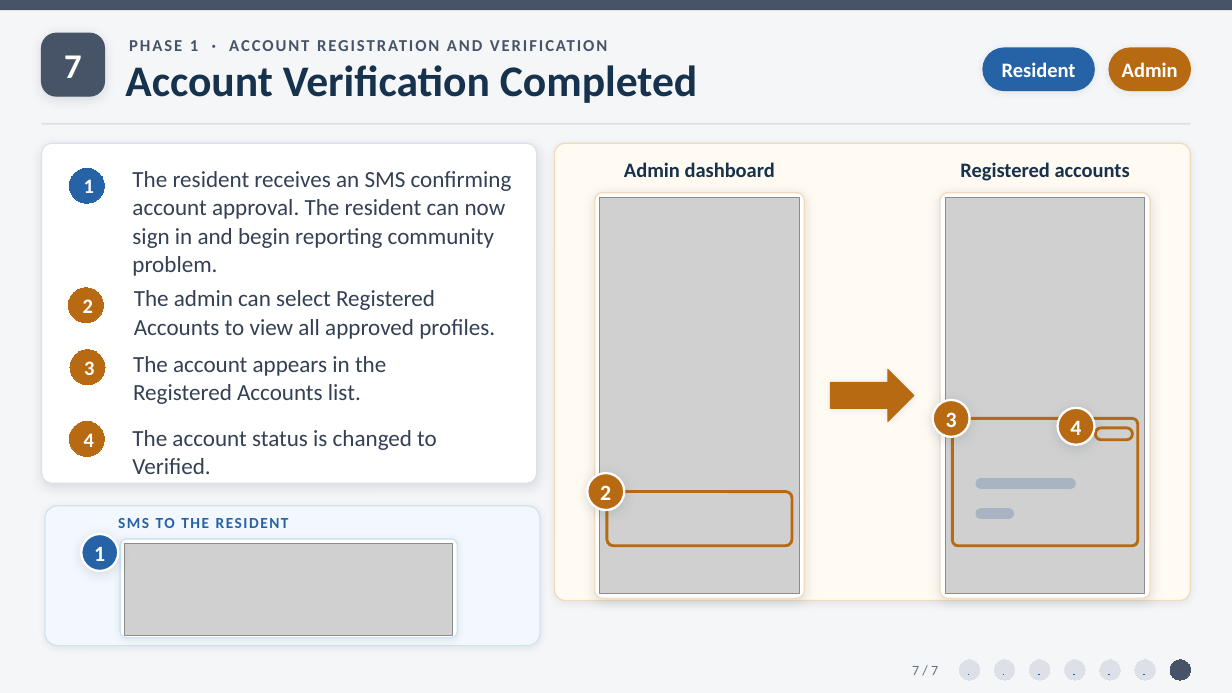
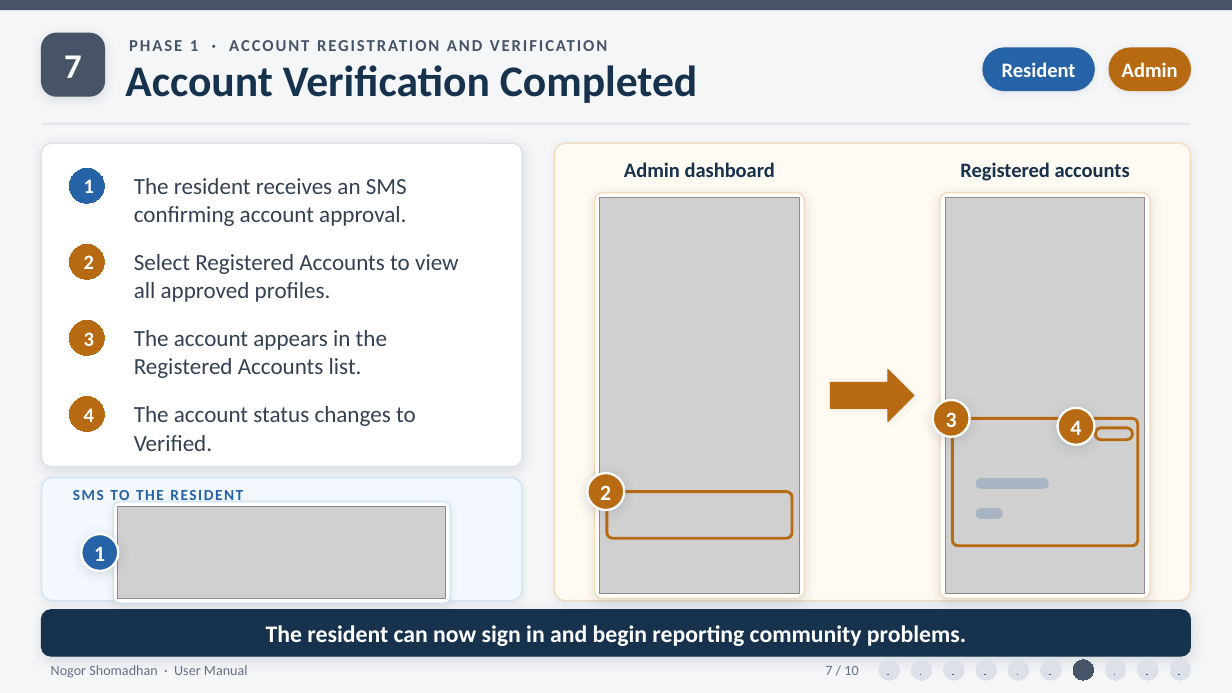
Before and after one commit to Zawadur-Rafid/NogorShomadhan, a slide deck: slide 7 of User Manual/NogorShomadhan_UserManual_Phase1.pptx. Drawn at 1232x693 pixels with LibreOffice and Linux fonts; fonts in the diff are those of the drawing; grey boxes stand for pictures. Boxes give left, top, right and bottom in pixels: in the first picture for what was removed or moved away, otherwise in the second. Text is boxed around its words. In the diff, an @@ line names an element or a change of style, - is before the commit and + after.

```diff
--- a/User Manual/NogorShomadhan_UserManual_Phase1.pptx
+++ b/User Manual/NogorShomadhan_UserManual_Phase1.pptx
@@ rounded rectangle: place and size @@
-rounded rectangle at box(42, 143, 537, 483)
+rounded rectangle at box(42, 143, 522, 467)
@@ text at box(134, 178, 407, 226): text changed @@
-The resident receives an SMS confirming account approval. The resident can now sign in and begin reporting community problem.
+The resident receives an SMS confirming account approval.
@@ ellipse "2": place and size @@
-ellipse "2" at box(68, 287, 104, 323)
+ellipse "2" at box(69, 244, 104, 279)
@@ text at box(134, 254, 459, 302): text changed @@
-The admin can select Registered Accounts to view all approved profiles.
+Select Registered Accounts to view all approved profiles.
@@ ellipse "3": place and size @@
-ellipse "3" at box(70, 349, 105, 384)
+ellipse "3" at box(69, 321, 104, 356)
@@ text "The account appears in the ...": place and size @@
-text "The account appears in the ..." at box(133, 356, 386, 404)
+text "The account appears in the ..." at box(134, 330, 387, 378)
@@ ellipse "4": place and size @@
-ellipse "4" at box(69, 421, 104, 457)
+ellipse "4" at box(69, 396, 104, 432)
@@ text at box(134, 406, 416, 451): text changed @@
-The account status is changed to Verified.
+The account status changes to Verified.
@@ rounded rectangle: place and size @@
-rounded rectangle at box(45, 506, 541, 645)
+rounded rectangle at box(42, 478, 522, 601)
@@ rounded rectangle: place and size @@
-rounded rectangle at box(976, 479, 1075, 488)
+rounded rectangle at box(976, 479, 1048, 488)
@@ text "SMS TO THE RESIDENT" rewrapped from box(118, 518, 209, 528) to box(73, 490, 388, 642) @@
@@ rounded rectangle: place and size @@
-rounded rectangle at box(120, 539, 457, 638)
+rounded rectangle at box(114, 502, 451, 604)
@@ picture: place and size @@
-picture at box(124, 543, 452, 635)
+picture at box(117, 506, 445, 599)
@@ rounded rectangle: place and size @@
-rounded rectangle at box(607, 492, 792, 546)
+rounded rectangle at box(607, 492, 792, 539)
@@ rounded rectangle: place and size @@
-rounded rectangle at box(976, 509, 1013, 518)
+rounded rectangle at box(976, 509, 1002, 518)
@@ rounded rectangle added at box(42, 610, 1190, 656), fill #17324D, outline #17324D 1 pt @@
@@ text added at box(266, 625, 966, 646), 18.5 pt, text #FFFFFF, bold @@
+The resident can now sign in and begin reporting community problems.
@@ text added at box(51, 665, 248, 678), 11 pt, text #667085 @@
+Nogor Shomadhan · User Manual
@@ text at box(825, 666, 858, 675): text changed @@
-7 / 7
+7 / 10
@@ ellipse: place and size @@
-ellipse at box(959, 660, 980, 680)
+ellipse at box(879, 660, 899, 680)
@@ ellipse: place and size @@
-ellipse at box(994, 660, 1015, 680)
+ellipse at box(911, 660, 932, 680)
@@ ellipse: place and size @@
-ellipse at box(1030, 660, 1050, 680)
+ellipse at box(944, 660, 964, 680)
@@ ellipse: place and size @@
-ellipse at box(1065, 660, 1085, 680)
+ellipse at box(976, 660, 996, 680)
@@ ellipse: place and size @@
-ellipse at box(1100, 660, 1120, 680)
+ellipse at box(1008, 660, 1029, 680)
@@ ellipse: place and size @@
-ellipse at box(1135, 660, 1155, 680)
+ellipse at box(1041, 660, 1061, 680)
@@ ellipse: place and size @@
-ellipse at box(1170, 660, 1190, 680)
+ellipse at box(1073, 660, 1093, 680)
@@ ellipse added at box(1105, 660, 1126, 680), fill #DDE1E7, outline #DDE1E7 0.75 pt @@
@@ ellipse added at box(1138, 660, 1158, 680), fill #DDE1E7, outline #DDE1E7 0.75 pt @@
@@ ellipse added at box(1170, 660, 1190, 680), fill #DDE1E7, outline #DDE1E7 0.75 pt @@
```
Also in this commit, not shown: 6 other slides changed, 3 slides added, 5 other files.
